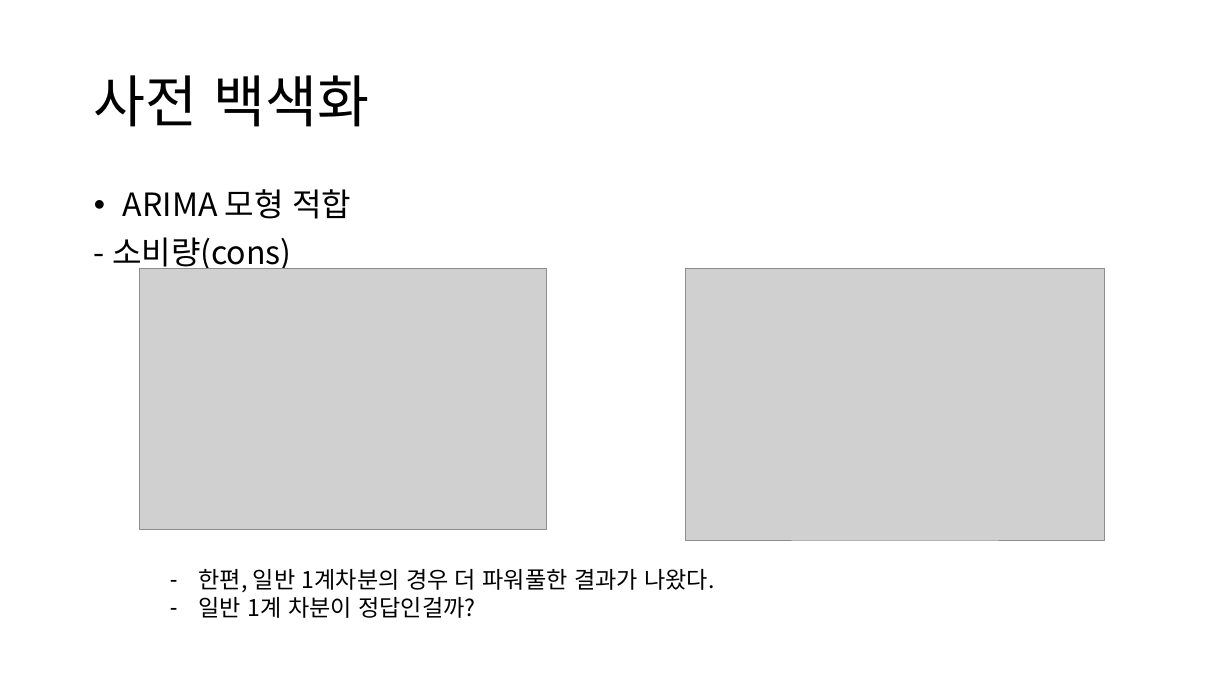
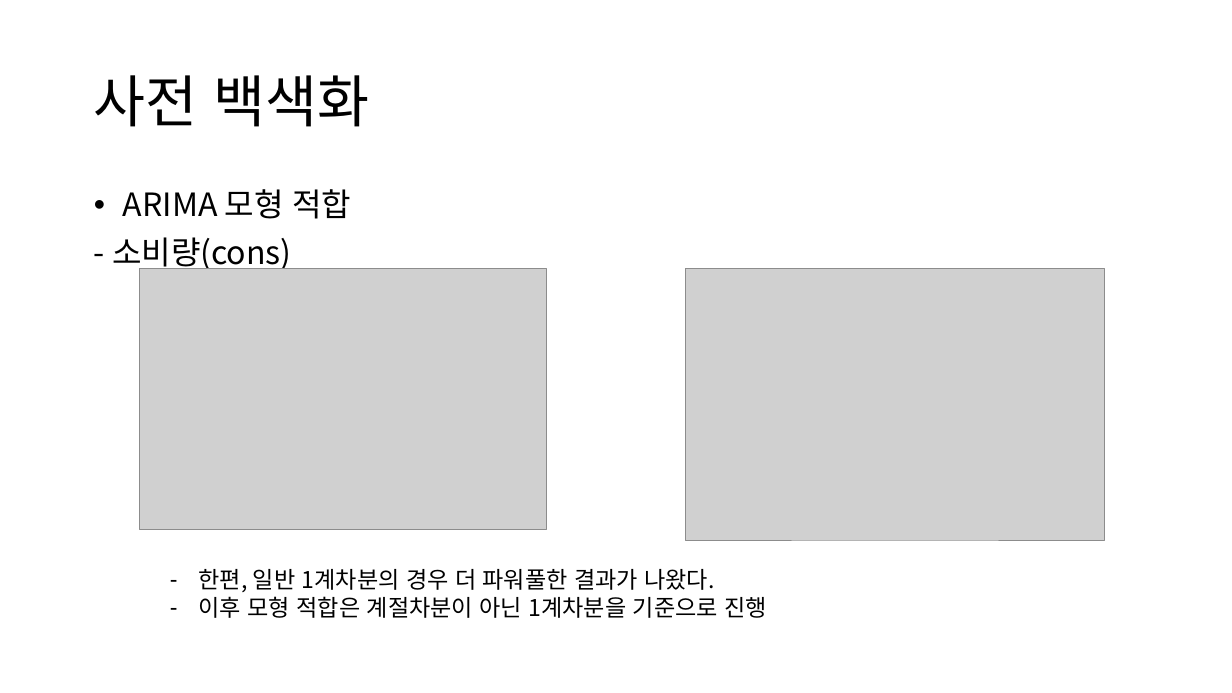
Before and after one commit to neverland251/MainProject, a slide deck: slide 10 of Project/DataMining/ARIMAX_Project/아이스크림 판매량 예측/아이스크림을 왜 먹을까.pptx. Drawn at 1232x693 pixels with LibreOffice and Linux fonts; fonts in the diff are those of the drawing; grey boxes stand for pictures. Boxes give left, top, right and bottom in pixels: in the first picture for what was removed or moved away, otherwise in the second. Text is boxed around its words. In the diff, an @@ line names an element or a change of style, - is before the commit and + after.

```diff
--- a/Project/DataMining/ARIMAX_Project/아이스크림 판매량 예측/아이스크림을 왜 먹을까.pptx
+++ b/Project/DataMining/ARIMAX_Project/아이스크림 판매량 예측/아이스크림을 왜 먹을까.pptx
@@ text at (x1=199, y1=596, x2=767, y2=618): text changed @@
-– 일반 1계 차분이 정답인걸까?
+– 이후 모형 적합은 계절차분이 아닌 1계차분을 기준으로 진행
```
Also in this commit, not shown: 5 other slides changed, 2 slides added, 1 slide removed, 2 other files.
